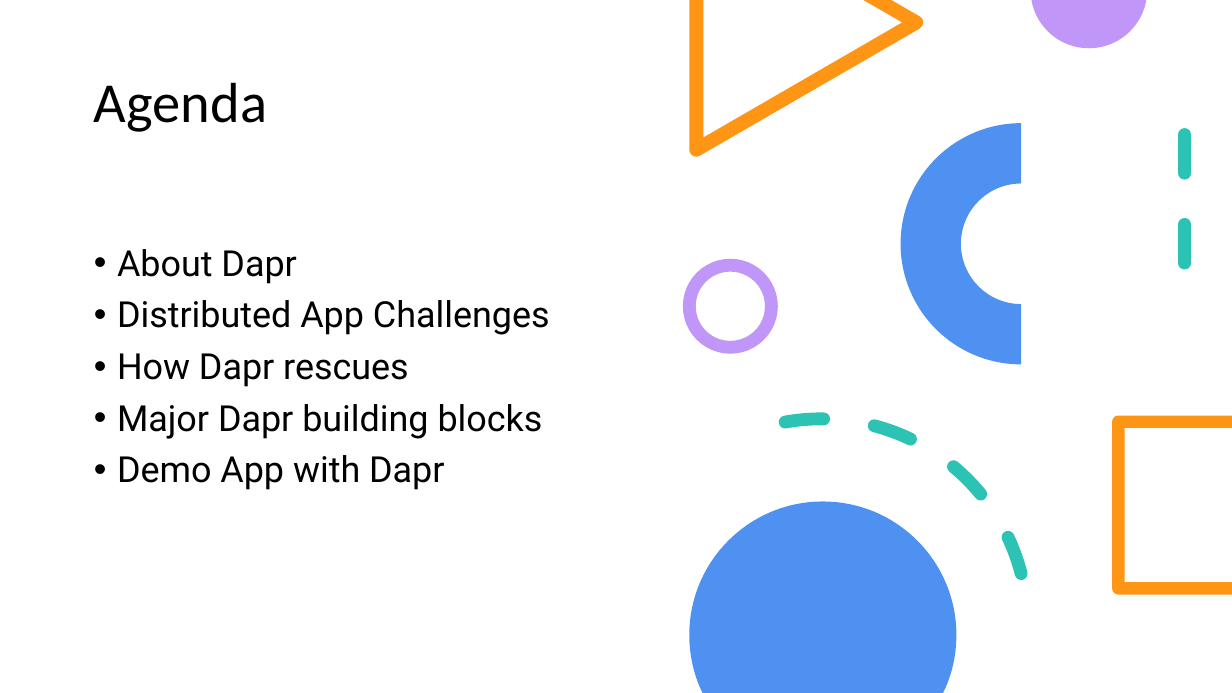
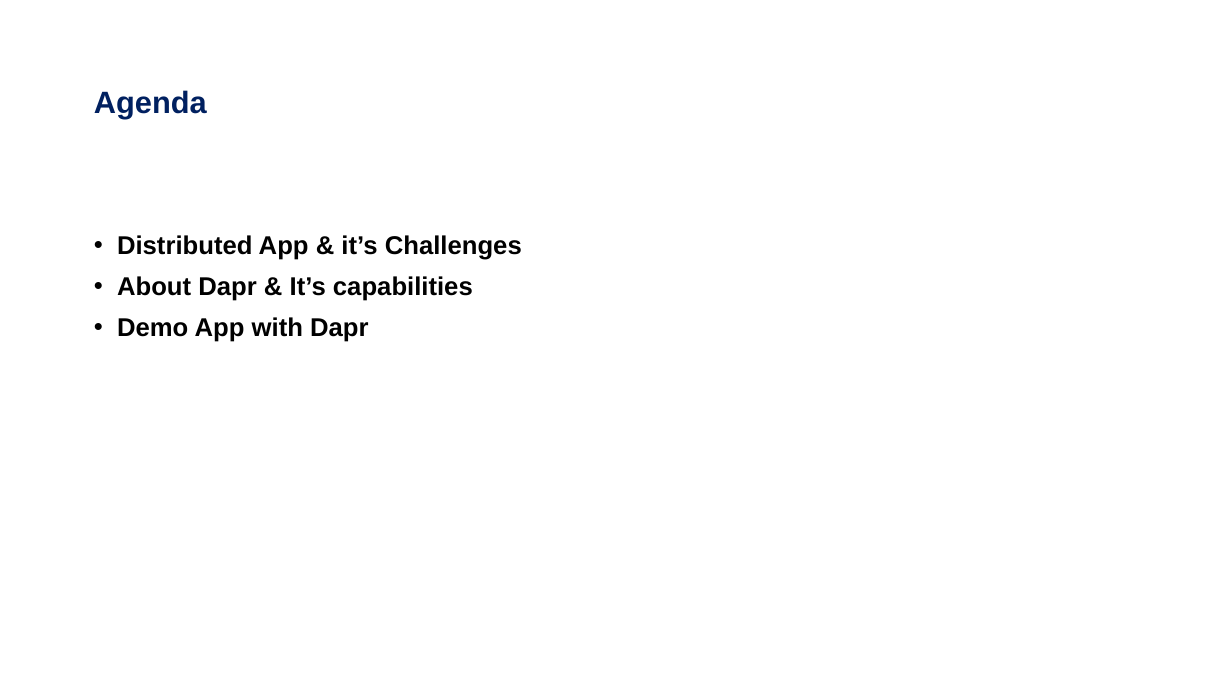
Before and after one commit to rgvna258/DaprDemoApp, a slide deck: slide 2 of files/Dapr-Final.pptx. Drawn at 1232x693 pixels with LibreOffice and Linux fonts; fonts in the diff are those of the drawing. Boxes give left, top, right and bottom in pixels: in the first picture for what was removed or moved away, otherwise in the second. Text is boxed around its words. In the diff, an @@ line names an element or a change of style, - is before the commit and + after.

Commit message:
Updates for demo

```diff
--- a/files/Dapr-Final.pptx
+++ b/files/Dapr-Final.pptx
@@ rectangle removed at (0,0,1232,693) @@
@@ freeform shape removed at (689,0,923,157) @@
@@ freeform shape removed at (1031,0,1146,48) @@
@@ freeform shape removed at (1061,0,1147,36) @@
@@ title "Agenda" at (94,90,207,119): size 44 to 24 pt, font Calibri to Arial, text colour #000000 to #002060, bold on @@
@@ arch (boxed as its full ring) removed at (901,123,1142,364) @@
@@ line removed from (1185, 135) to (1185, 296) @@
@@ text at (117,235,522,301): text changed; size 28 to 20 pt; font Roboto to Arial; bold on @@
-• About Dapr
-• Distributed App Challenges
-• How Dapr rescues
-• Major Dapr building blocks
+• Distributed App & it’s Challenges
+• About Dapr & It’s capabilities
@@ ellipse removed at (689,265,772,348) @@
@@ text at (117,317,369,342): size 28 to 20 pt, font Roboto to Arial, bold on in "Demo App with Dapr" @@
@@ arc (boxed as its full ellipse) removed at (583,386,1062,693) @@
@@ freeform shape removed at (1113,416,1232,595) @@
@@ freeform shape removed at (689,502,957,693) @@
```
Also in this commit, not shown: 18 other slides changed, 9 slides added, 4 slides removed, 15 other files.
